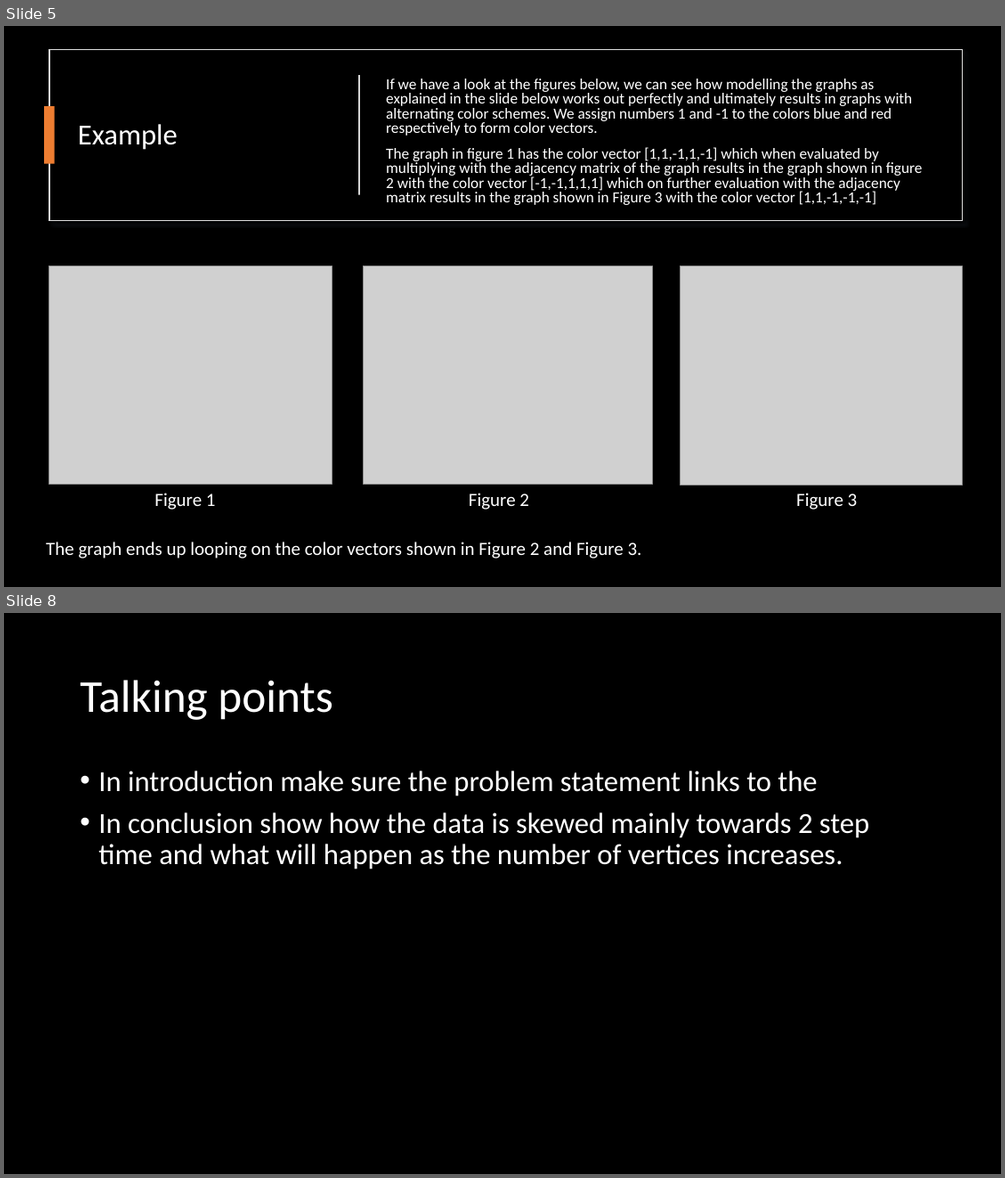
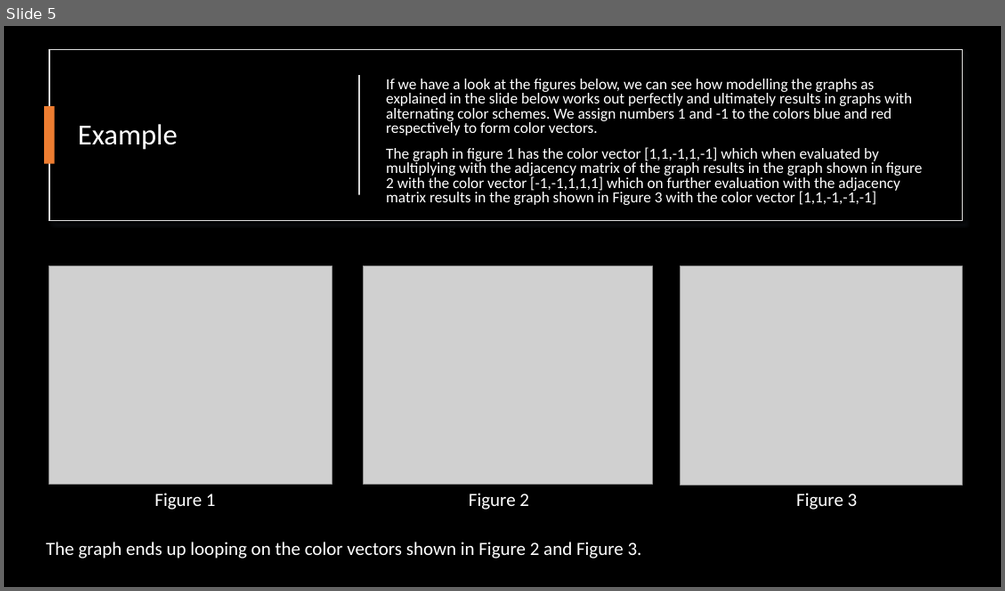
Before and after one commit to Sanskar-16/capstone, a slide deck: Capstone-Presentation.pptx. Shown one above the other, each under a label of ours: slides 5 and 8 before the commit, slide 5 after it; the slides between them are not shown. The pictures are 1005x1178 and 1005x591 pixels, drawn with LibreOffice and Linux fonts; fonts in the diff are those of the drawing; grey boxes stand for pictures. Boxes give left, top, right and bottom in pixels: in the first picture for what was removed or moved away, otherwise in the second. Text is boxed around its words. In the diff, an @@ line names an element or a change of style, - is before the commit and + after.

```diff
--- a/Capstone-Presentation.pptx
+++ b/Capstone-Presentation.pptx
@@ slide 8 removed at bbox=[4, 613, 1001, 1174], background #000000 @@
@@ title removed at bbox=[80, 680, 332, 720] @@
-Talking points
@@ text removed at bbox=[98, 771, 869, 869] @@
-• In introduction make sure the problem statement links to the
-• In conclusion show how the data is skewed mainly towards 2 step time and what will happen as the number of vertices increases.
```
Also in this commit, not shown: 2 slides changed, 1 slide added, 2 other slides removed.
